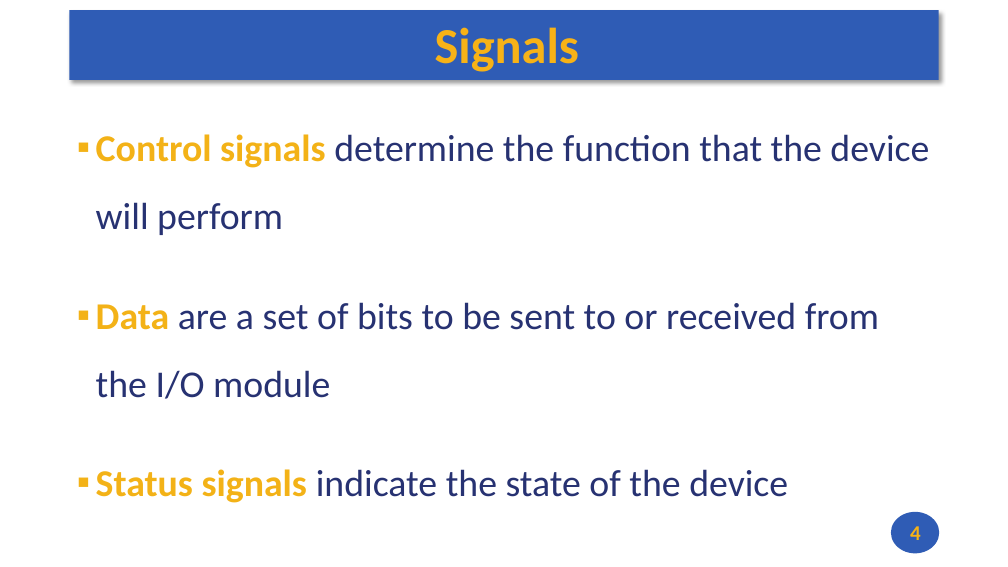
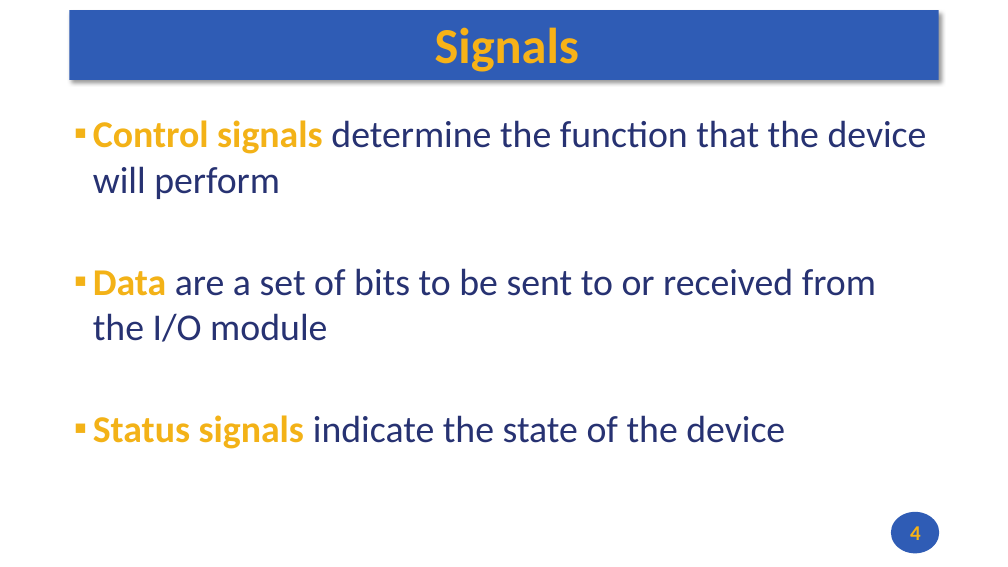
Before and after one commit to andrewt0301/hse-acos-course, a slide deck: slide 4 of docs/part1ca/08_MMIO/CA_Lecture_08.pptx. Drawn at 1008x567 pixels with LibreOffice and Linux fonts; fonts in the diff are those of the drawing. Boxes give left, top, right and bottom in pixels: in the first picture for what was removed or moved away, otherwise in the second. Text is boxed around its words. In the diff, an @@ line names an element or a change of style, - is before the commit and + after.

```diff
--- a/docs/part1ca/08_MMIO/CA_Lecture_08.pptx
+++ b/docs/part1ca/08_MMIO/CA_Lecture_08.pptx
@@ text "Control signals determine the function ...": place and size @@
-text "Control signals determine the function ..." at <box>96,134,929,503</box>
+text "Control signals determine the function ..." at <box>93,120,927,449</box>
@@ text "Control signals determine the function ..." at <box>93,120,927,449</box>: line spacing 1.5 to 1; more space between paragraphs @@
```
Also in this commit, not shown: 3 other slides changed, 3 slides added, 1 other file.
